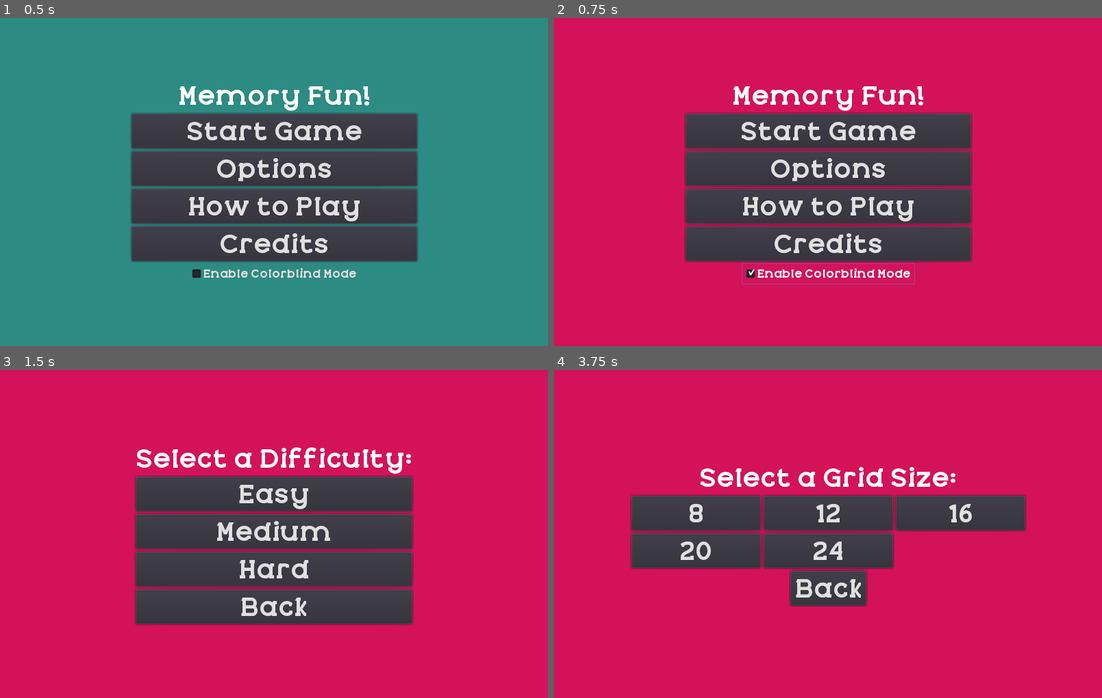
Above: before the commit, frames 1-4 (two rows, left to right).
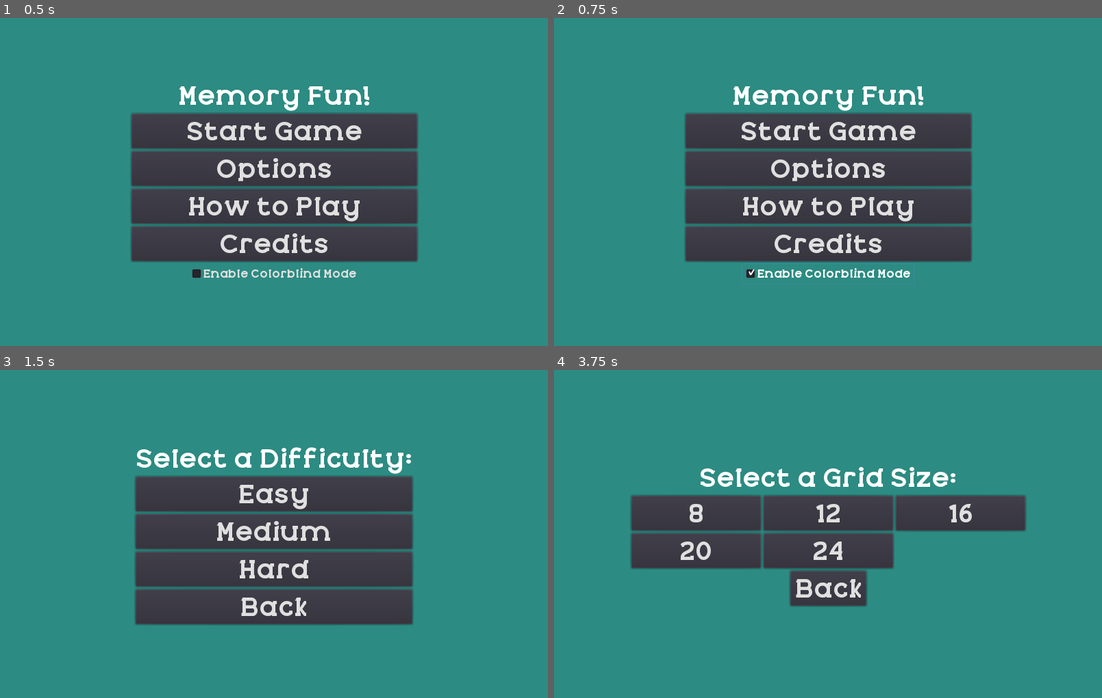
Above: after the commit, the same moments.

Repository: KapFlagon/Memory-Fun
Game: Godot game, scene res://src/screens/StartScreen.tscn
Same seed, same stepped clock (60 frames per second), same inputs: the game is played once before the commit and once after it.
Inputs:
- Up to frame 1 (0.5 s): no input
- Up to frame 2 (0.75 s): click "Enable Colorblind Mode" at 0.5 s
- Up to frame 3 (1.5 s): click "Start Game" at 1.25 s
- Up to frame 4 (3.75 s): click "Back" at 2 s; click "Start Game" at 2.75 s; click "Easy" at 3.5 s

Frame 1 is identical in both runs. In frame 2, 77% of the frame differs, in the area x 0-100%, y 0-100%; in frame 3, 78%; in frame 4, 85%.

Commit message:
Completed implementation of Colourblind mode.

Diff:
--- a/src/autoload/PlayerData.gd
+++ b/src/autoload/PlayerData.gd
@@ -4,7 +4,7 @@
 var grid_size  setget set_grid_size, get_grid_size
 var game_time setget set_game_time, get_game_time
 var background_colour setget set_background_colour, get_background_colour
-var buffered_colour setget set_buffered_colour, get_buffered_colour
+#var buffered_colour setget set_buffered_colour, get_buffered_colour
 var colour_blind_mode_on setget set_colour_blind_mode_on, get_colour_blind_mode_on
 
 
@@ -16,8 +16,9 @@
 	difficulty = 0
 	grid_size = 8
 	colour_blind_mode_on = false
-	buffered_colour == null
-	update_background_colour()
+	#buffered_colour == null
+	background_colour = Color(0.172549,0.545098,0.509804,1)
+	#update_background_colour()
 
 
 func set_difficulty(new_difficulty: int) -> void:
@@ -46,35 +47,35 @@
 
 func set_background_colour(new_colour: Color) -> void:
 	background_colour = new_colour
-	buffered_colour = new_colour
+	#buffered_colour = new_colour
 
 
 func get_background_colour():
 	return background_colour
 
 
-func set_buffered_colour(val) -> void:
-	buffered_colour = val
-
-
-func get_buffered_colour():
-	return buffered_colour
+#func set_buffered_colour(val) -> void:
+#	buffered_colour = val
+#
+#
+#func get_buffered_colour():
+#	return buffered_colour
 
 
 func set_colour_blind_mode_on(val: bool) -> void:
 	colour_blind_mode_on = val
-	update_background_colour()
+	#update_background_colour()
 
 
 func get_colour_blind_mode_on():
 	return colour_blind_mode_on
 
 
-func update_background_colour() -> void:
-	if colour_blind_mode_on:
-		background_colour = Color(0.83,0.07,0.35,1)
-	else:
-		if buffered_colour == null:
-			background_colour = Color(0.172549,0.545098,0.509804,1)
-		else:
-			background_colour = buffered_colour
+#func update_background_colour() -> void:
+#	if colour_blind_mode_on:
+#		background_colour = Color(0.83,0.07,0.35,1)
+#	else:
+#		if buffered_colour == null:
+#			background_colour = Color(0.172549,0.545098,0.509804,1)
+#		else:
+#			background_colour = buffered_colour
--- a/src/entities/game_objects/Card.gd
+++ b/src/entities/game_objects/Card.gd
@@ -4,6 +4,7 @@
 export (int) var current_state setget set_current_state, get_current_state
 export (int) var shape setget set_shape, get_shape
 export (int) var colour setget set_colour, get_colour
+
 
 var img_file
 
@@ -41,6 +42,7 @@
 func set_colour(new_colour):
 	colour = new_colour
 	load_colour_resource()
+	load_colour_blind_resource()
 
 
 func get_colour():
@@ -81,14 +83,45 @@
 			get_node("FaceColour").color = Color(0.40, 1, 0, 1)
 
 
+func load_colour_blind_resource() -> void:
+	match colour:
+		e_colours.WHITE:
+			get_node("ColourblindSprite").texture = load("res://assets/images/ColourBlind_Lines_Point.png")
+		e_colours.YELLOW:
+			get_node("ColourblindSprite").texture = load("res://assets/images/ColourBlind_Lines_X.png")
+		e_colours.RED:
+			get_node("ColourblindSprite").texture = load("res://assets/images/ColourBlind_Lines_Plus.png")
+		e_colours.BLUE:
+			get_node("ColourblindSprite").texture = load("res://assets/images/ColourBlind_Lines_V.png")
+		e_colours.ORANGE:
+			get_node("ColourblindSprite").texture = load("res://assets/images/ColourBlind_Lines_H.png")
+		e_colours.PURPLE:
+			get_node("ColourblindSprite").texture = load("res://assets/images/ColourBlind_Lines_Diag_LR.png")
+		e_colours.GREEN:
+			get_node("ColourblindSprite").texture = load("res://assets/images/ColourBlind_Lines_Diag_RL.png")
+
+
+func colour_blind_mode_on() -> void:
+	if PlayerData.get_colour_blind_mode_on():
+		get_node("FaceColour").color = Color(1, 1, 1, 1)
+	else:
+		load_colour_resource()
+
+
 func update_card_visibility() -> void:
+	colour_blind_mode_on()
 	if current_state == e_states.FACE_DOWN:
 		get_node("BackSprite").show()
 		get_node("FaceColour").hide()
 		get_node("FaceSprite").hide()
+		get_node("ColourblindSprite").hide()
 	elif current_state == e_states.FACE_UP or current_state == e_states.MATCHED:
 		get_node("BackSprite").hide()
 		get_node("FaceColour").show()
+		if PlayerData.get_colour_blind_mode_on():
+			get_node("ColourblindSprite").show()
+		else:
+			get_node("ColourblindSprite").hide()
 		get_node("FaceSprite").show()
 
 
--- a/src/entities/game_objects/Card.tscn
+++ b/src/entities/game_objects/Card.tscn
@@ -34,4 +34,5 @@
 scale = Vector2( 0.9, 0.857143 )
 
 [node name="ColourblindSprite" type="Sprite" parent="."]
-visible = false
+position = Vector2( 100, 130 )
+scale = Vector2( 0.9, 0.857 )
--- a/src/entities/game_objects/GridManager.gd
+++ b/src/entities/game_objects/GridManager.gd
@@ -325,3 +325,9 @@
 	calculate_dimensions()
 	populate_2D_grid(card_1D_array)
 	prepare_selector()
+
+
+func update_grid_colour_blind() -> void:
+	for i in columns:
+		for j in rows:
+			card_grid[i][j].update_card_visibility()
--- a/src/screens/GameScreen.gd
+++ b/src/screens/GameScreen.gd
@@ -22,6 +22,7 @@
 
 func _on_PauseDialog_pause_options_submitted() -> void:
 	get_node("ColorRect").set_frame_color(PlayerData.get_background_colour())
+	get_node("GridManager").update_grid_colour_blind()
 
 
 #func _on_MainMenuButton_button_up() -> void:
--- a/src/screens/OptionsPopup.gd
+++ b/src/screens/OptionsPopup.gd
@@ -16,11 +16,6 @@
 
 signal popup_submitted
 signal popup_cancel
-
-
-#func _ready() -> void:
-#	get_node("PopupBackground").set_frame_color(PlayerData.get_background_colour())
-#	get_config_data()
 
 
 func _on_SubmitOptionsButton_button_up() -> void:
@@ -89,29 +84,11 @@
 	AudioManager.set_music_vol(value)
 
 
-func check_colour_blind_mode() -> void:
-	if PlayerData.get_colour_blind_mode_on():
-		get_node("VBox_Options/GridContainer/ColorPickerButton").disabled = true
-	else:
-		get_node("VBox_Options/GridContainer/ColorPickerButton").disabled = false
-
-
 func _on_OptionsPopup_about_to_show() -> void:
 	get_node("PopupBackground").set_frame_color(PlayerData.get_background_colour())
 	get_config_data()
-	check_colour_blind_mode()
 
 
 func _on_ColourBLindChkBx_toggled(button_pressed: bool) -> void:
 	new_colour_blind_mode = button_pressed
 	PlayerData.set_colour_blind_mode_on(new_colour_blind_mode)
-	if new_colour_blind_mode:
-		get_node("PopupBackground").set_frame_color(PlayerData.get_background_colour())
-		get_node("VBox_Options/GridContainer/ColorPickerButton").set_pick_color(PlayerData.get_background_colour())
-	else:
-		if new_background_colour == null:
-			get_node("PopupBackground").set_frame_color(PlayerData.get_background_colour())
-			get_node("VBox_Options/GridContainer/ColorPickerButton").set_pick_color(PlayerData.get_background_colour())
-		else:
-			get_node("PopupBackground").set_frame_color(new_background_colour)
-			get_node("VBox_Options/GridContainer/ColorPickerButton").set_pick_color(new_background_colour)
--- a/src/screens/StartScreen.gd
+++ b/src/screens/StartScreen.gd
@@ -7,11 +7,6 @@
 	if AudioManager.initialized == false:
 		AudioManager.check_music()
 		AudioManager.initialized = true
-
-
-# Called every frame. 'delta' is the elapsed time since the previous frame.
-#func _process(delta: float) -> void:
-#	pass
 
 
 func _on_OptionsButton_options_submitted() -> void:
Not shown, added: assets/images/ColourBlind_Lines_Diag_LR.png.import
Not shown, added: assets/images/ColourBlind_Lines_Diag_RL.png.import
Not shown, added: assets/images/ColourBlind_Lines_H.png.import
Not shown, added: assets/images/ColourBlind_Lines_Plus.png.import
Not shown, added: assets/images/ColourBlind_Lines_Point.png.import
Not shown, added: assets/images/ColourBlind_Lines_V.png.import
Not shown, added: assets/images/ColourBlind_Lines_X.png.import
Not shown, changed: ToDo
